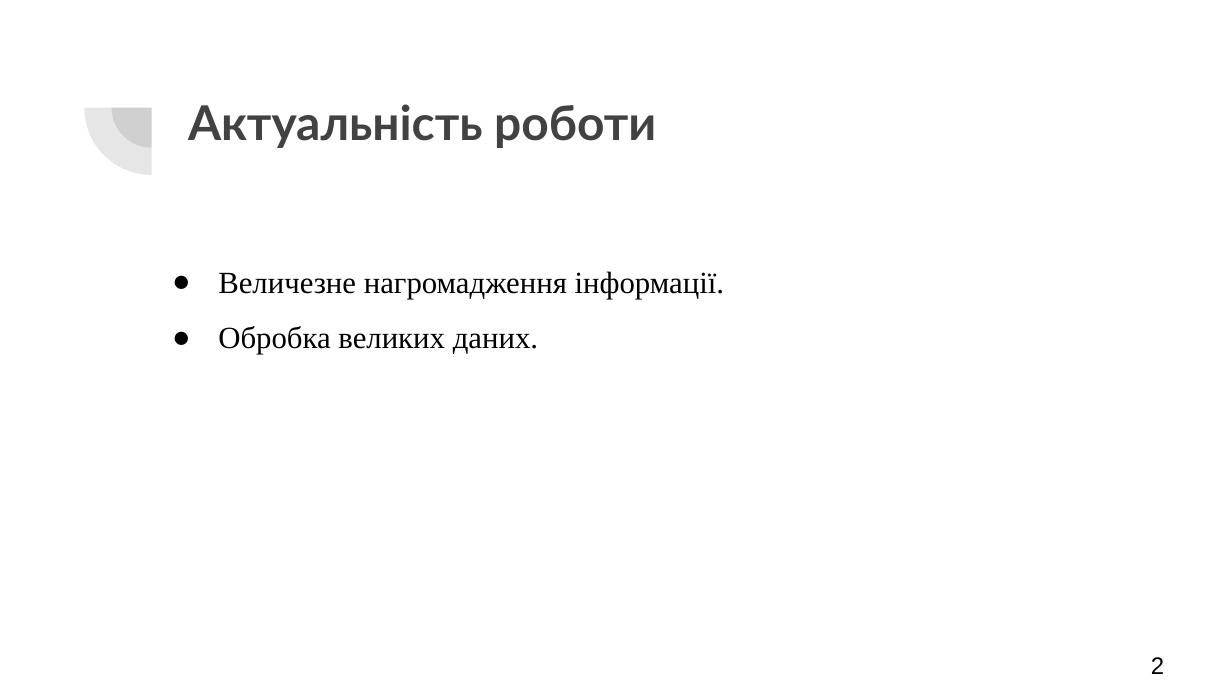
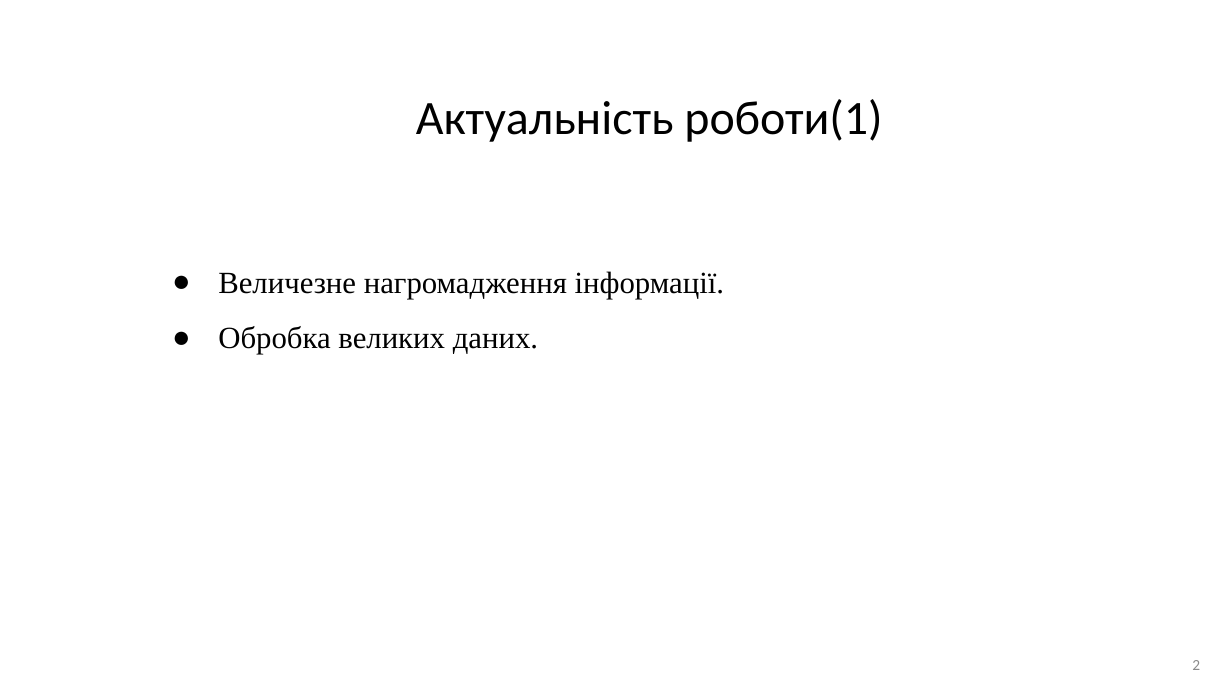
Before and after one commit to AndriiHavryliuk1/master2, a slide deck: slide 2 of docs/Дослідження_роботи_алгоритму_apriori.pptx. Drawn at 1232x693 pixels with LibreOffice and Linux fonts; fonts in the diff are those of the drawing. Boxes give left, top, right and bottom in pixels: in the first picture for what was removed or moved away, otherwise in the second. Text is boxed around its words. In the diff, an @@ line names an element or a change of style, - is before the commit and + after.

```diff
--- a/docs/Дослідження_роботи_алгоритму_apriori.pptx
+++ b/docs/Дослідження_роботи_алгоритму_apriori.pptx
@@ pie slice (boxed as its full ellipse) removed at (84, 41, 218, 175) @@
@@ pie slice (boxed as its full ellipse) removed at (112, 68, 192, 148) @@
@@ title at (416, 99, 882, 142): text changed; font Lato to Calibri; text colour #424242 to #000000; bold off @@
-Актуальність роботи
+Актуальність роботи(1)
@@ page number at (1192, 660, 1200, 670): size 14 to 9 pt, font Arial to Calibri, text colour #000000 to #8C8C8C; alignment left to right @@
```
Also in this commit, not shown: 9 other slides changed, 2 slides added, 1 slide removed.
